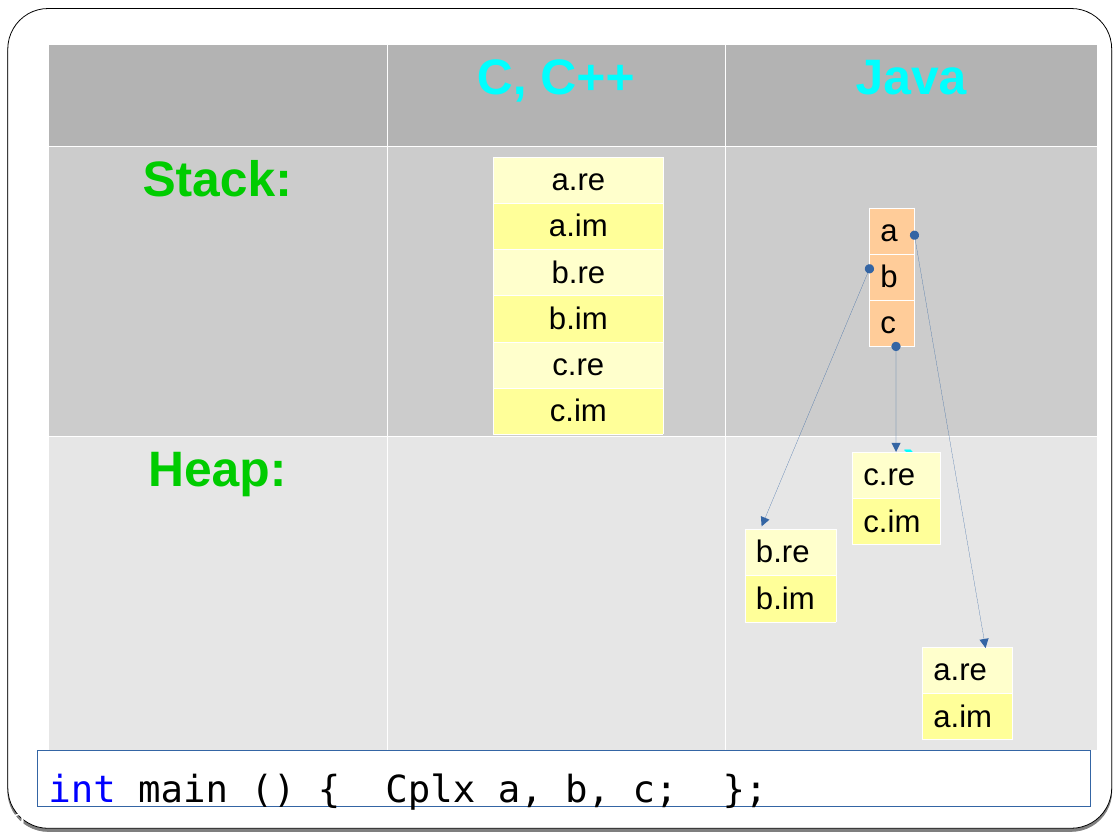
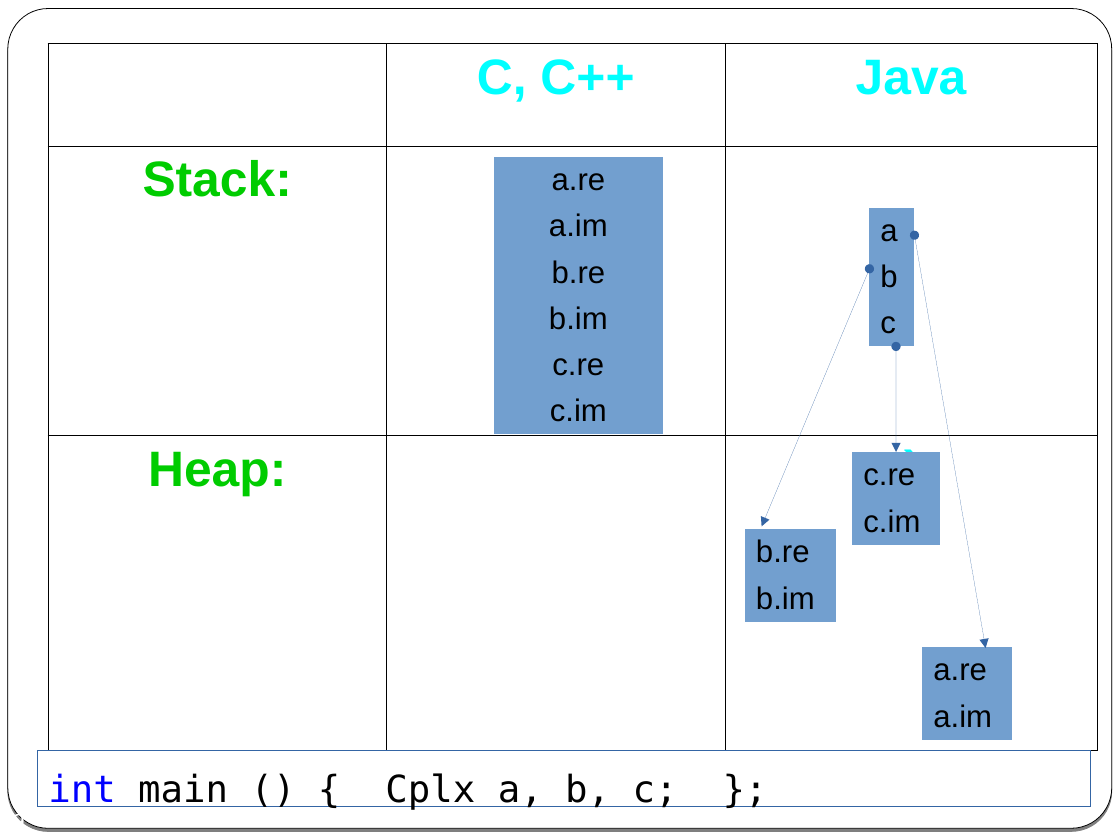
Before and after one commit to cpp-at-ariel/cpp-5778, a slide deck: slide 9 of week02-classes-constructors-destructors/slides-classes.odp. Drawn at 1120x840 pixels with LibreOffice and Linux fonts; fonts in the diff are those of the drawing. Boxes give left, top, right and bottom in pixels: in the first picture for what was removed or moved away, otherwise in the second. Text is boxed around its words. In the diff, an @@ line names an element or a change of style, - is before the commit and + after.

```diff
--- a/week02-classes-constructors-destructors/slides-classes.odp
+++ b/week02-classes-constructors-destructors/slides-classes.odp
@@ table at <box>48,44,1096,750</box> @@
@@ fill #B3B3B3 to none in 2 cells @@
@@ fill #CCCCCC to none in row 2, column 1 @@
@@ fill #E6E6E6 to none in 2 cells @@
@@ borders changed @@
@@ table at <box>494,157,664,435</box> @@
@@ fill #FFFFCC to #729FCF in 3 cells @@
@@ fill #FFFF99 to #729FCF in 3 cells @@
@@ borders changed @@
@@ table at <box>869,208,914,347</box> @@
@@ fill #FFCC99 to #729FCF in 3 cells @@
@@ borders changed @@
@@ table at <box>852,452,940,545</box> @@
@@ fill #FFFFCC to #729FCF in row 1, column 1 @@
@@ fill #FFFF99 to #729FCF in row 2, column 1 @@
@@ borders changed @@
@@ table at <box>745,529,836,622</box> @@
@@ fill #FFFFCC to #729FCF in row 1, column 1 @@
@@ fill #FFFF99 to #729FCF in row 2, column 1 @@
@@ borders changed @@
@@ table at <box>923,647,1012,740</box> @@
@@ fill #FFFFCC to #729FCF in row 1, column 1 @@
@@ fill #FFFF99 to #729FCF in row 2, column 1 @@
@@ borders changed @@
```
Also in this commit, not shown: 3 other slides changed, 11 other files.
